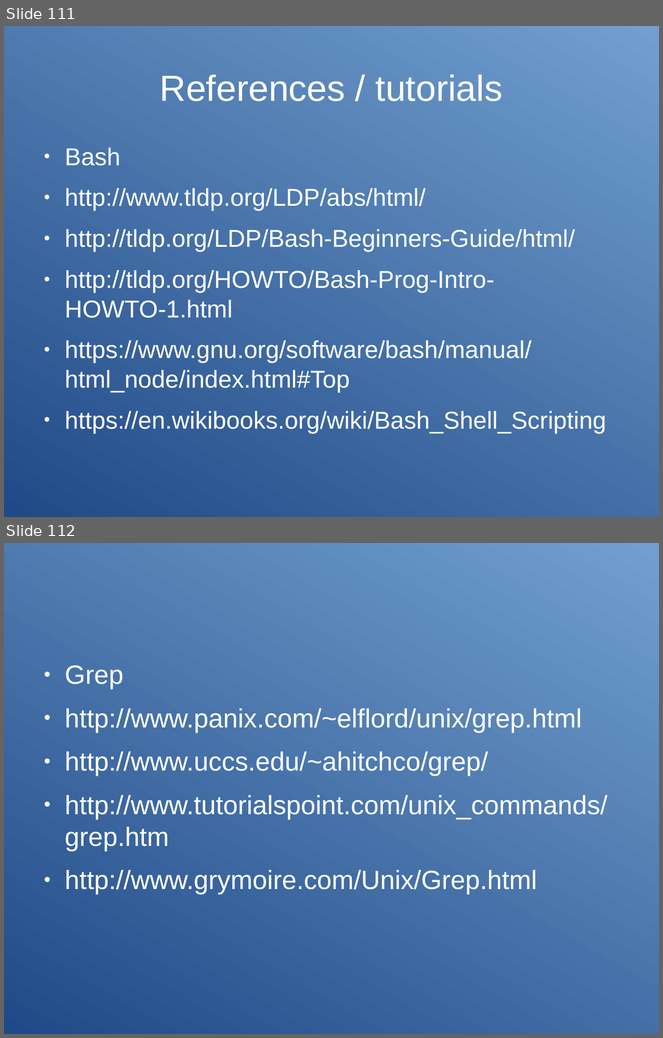
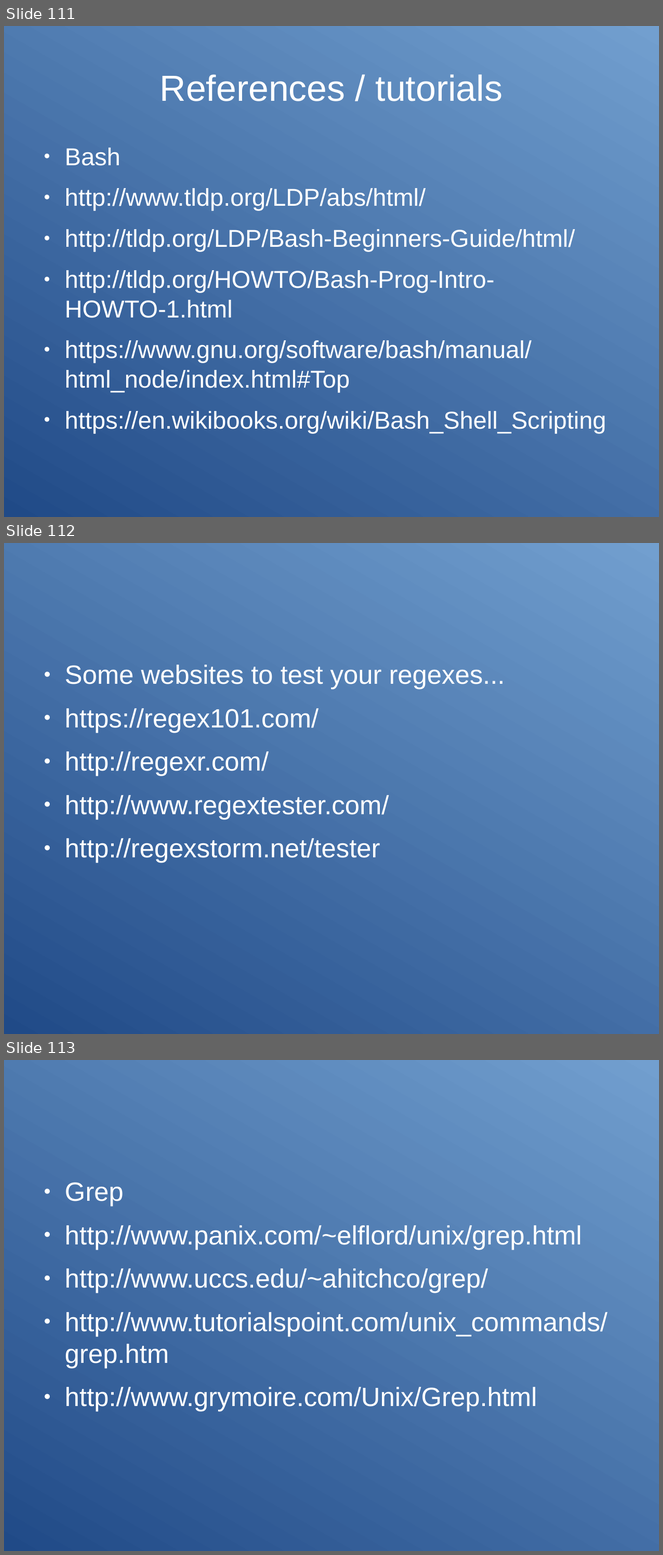
Before and after one commit to Clibre/An-introduction-to-bash, a slide deck: presentation.odp. Shown one above the other, each under a label of ours: slides 111 and 112 before the commit, slides 111, 112 and 113 after it. The pictures are 663x1038 and 663x1555 pixels, drawn with LibreOffice and Linux fonts; fonts in the diff are those of the drawing. Boxes give left, top, right and bottom in pixels: in the first picture for what was removed or moved away, otherwise in the second. Text is boxed around its words. In the diff, an @@ line names an element or a change of style, - is before the commit and + after.

Commit message:
ajout de l'exercice 3 pour grep ainsi que des reference pour tester les regexes

```diff
--- a/presentation.odp
+++ b/presentation.odp
@@ slide 112 added at bbox=[4, 543, 659, 1034], background gradient #204A87 to #729FCF @@
@@ text added at bbox=[65, 665, 505, 863], 32 pt, text #FFFFFF @@
+● Some websites to test your regexes...
+● https://regex101.com/
+● http://regexr.com/
+● http://www.regextester.com/
+● http://regexstorm.net/tester
@@ what was slide 112 is now slide 113 @@
```
Also in this commit, not shown: 6 other files.
